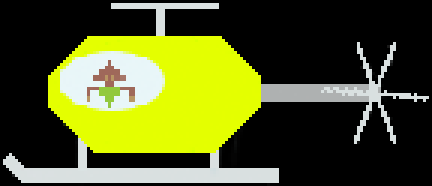
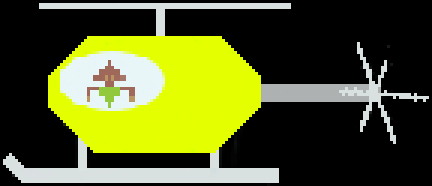
Layers edited between the first and the second 432 x 186 image:
hid group "heli 2" (10 layers) over (39, 3, 396, 144)
painted on "Shape 3" (1st of 2, in "heli 2" › "rear rotors") over (357, 42, 396, 144)
showed group "heli 1" (10 layers) over (39, 3, 396, 144)
painted on "Shape 4 copy" (2nd of 2, in "heli 1" › "rear rotors") over (321, 87, 339, 93)
painted on "Shape 4" (2nd of 2, in "heli 1" › "rear rotors") over (354, 42, 396, 144)
